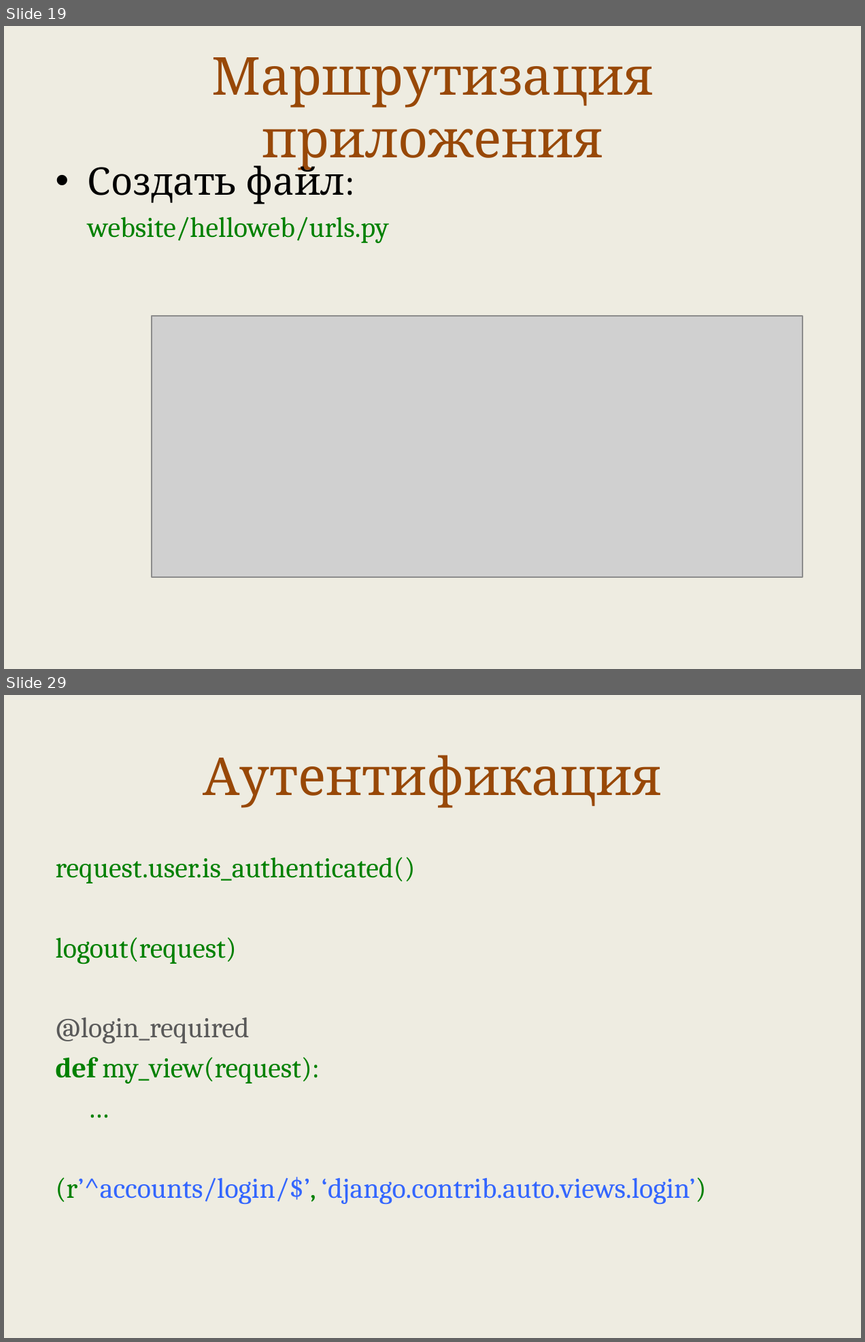
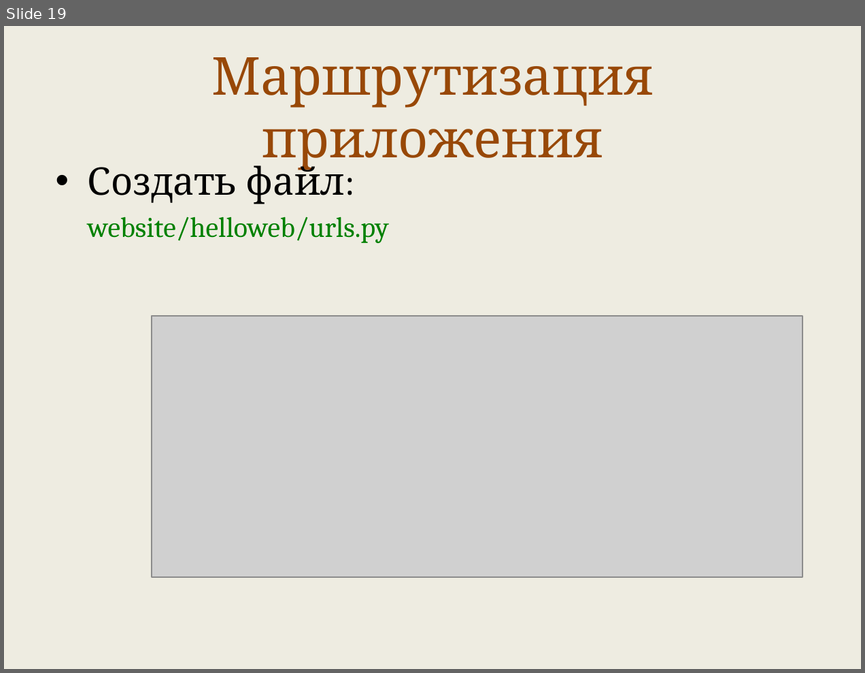
Before and after one commit to maxchv/LearnPython, a slide deck: week11/intro_django.pptx. Shown one above the other, each under a label of ours: slides 19 and 29 before the commit, slide 19 after it; the slides between them are not shown. The pictures are 865x1342 and 865x673 pixels, drawn with LibreOffice and Linux fonts; fonts in the diff are those of the drawing; grey boxes stand for pictures. Boxes give left, top, right and bottom in pixels: in the first picture for what was removed or moved away, otherwise in the second. Text is boxed around its words. In the diff, an @@ line names an element or a change of style, - is before the commit and + after.

```diff
--- a/week11/intro_django.pptx
+++ b/week11/intro_django.pptx
@@ slide 29 removed at [4,695,861,1338], background #EEECE1 @@
@@ title removed at [203,755,662,808] @@
-Аутентификация
@@ text removed at [56,857,706,1204] @@
-request.user.is_authenticated()
-logout(request)
-@login_required
-def my_view(request):
-…
-(r’^accounts/login/$’, ‘django.contrib.auto.views.login’)
```
Also in this commit, not shown: 12 other slides removed, 3 other files.
